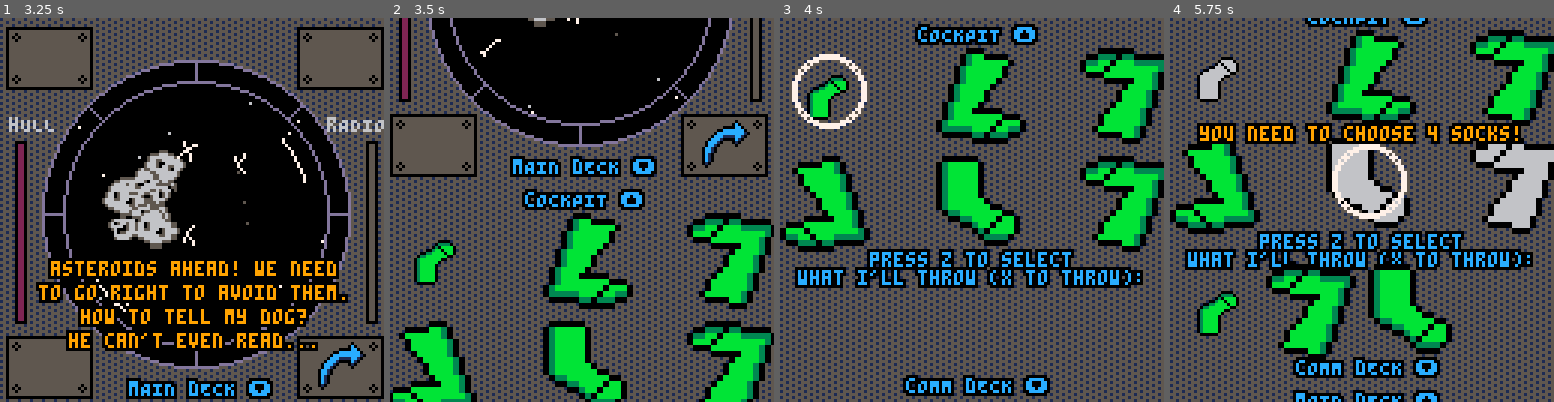
Above: before the commit, frames 1-4 (left to right).
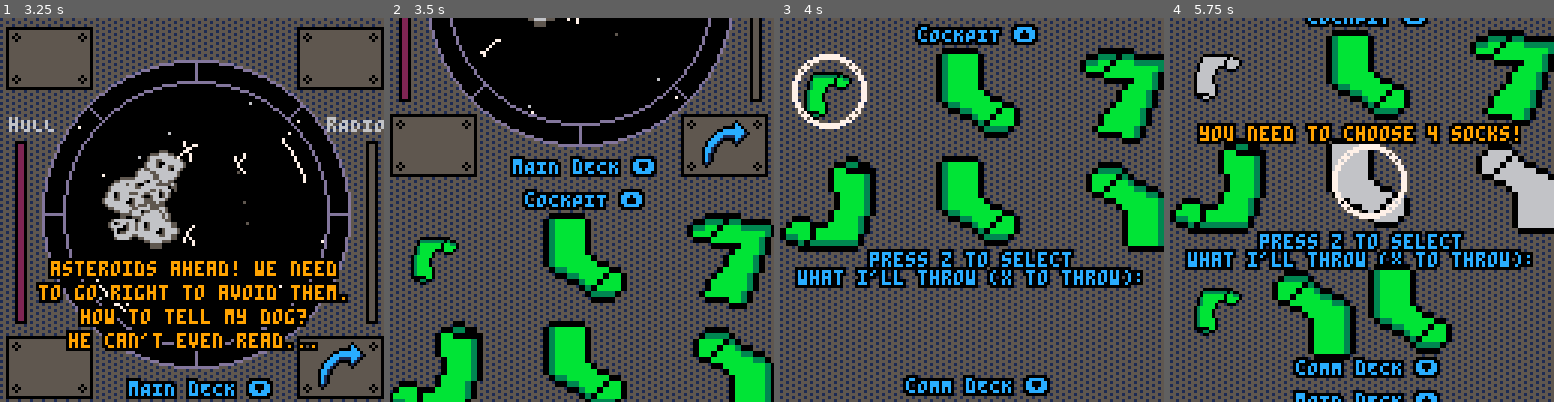
Above: after the commit, the same moments.

Repository: cpiod/that-day-my-dog-flew-a-spaceship
Game: PICO-8 cartridge gmtk.p8
Same seed, same stepped clock (60 frames per second), same inputs: the game is played once before the commit and once after it.
Inputs:
- Up to frame 1 (3.25 s): tap X (X key) at 0.33, 1.07, 1.85, 2.97 s; tap O (Z key) at 0.7, 1.7, 2.1, 2.5, 2.9 s; hold Right 1.6-2.1 s; hold Up 2.15-2.42 s; hold Right 2.47-3.03 s; hold Left from 3.08 s (still down)
- Up to frame 2 (3.5 s): keep holding Left; tap O (Z key) at 3.3 s
- Up to frame 3 (4 s): release Left at 3.58 s; hold Down 3.63-3.97 s; tap O (Z key) at 3.7 s
- Up to frame 4 (5.75 s): hold Right 4.02-4.68 s; tap X (X key) at 4.08, 5.2 s; tap O (Z key) every 0.4 s from 4.1 to 5.7 s; hold Up 4.73-5.03 s; hold Left 5.08-5.68 s; hold Down from 5.73 s (still down)

Frame 1 is identical in both runs. In frame 2, 10% of the frame differs, in the area x 2-100%, y 50-100%; in frame 3, 11%; in frame 4, 15%, in the area x 3-100%, y 3-90%.

Commit message:
Optimisation and new sock sprite

Diff:
--- a/gmtk.p8
+++ b/gmtk.p8
@@ -453,7 +453,7 @@
   c1,c2,c3=unpack(col_sock[l[2]])
 --  if(not f[2]) c3=c2
   -- sprite, c1, c2, c3, flip_x
-  l2={4+2*flr(rnd(2)),c1,c2,c3,rnd()<.5,rnd()<.5,l[1]==1}
+  l2={4+2*flr(rnd(3)),c1,c2,c3,rnd()<.5,rnd()<.5,l[1]==1}
   add(set,l)
   add(socks,l2)
  end
@@ -663,7 +663,7 @@
    local x2=128-120*(time()-t1)
    sspr(0,16,16,16,x2,50+x2/40,32,32)
    if x2<x+20 then
-    if(not bool) sfx(10,3) bool=true music(43,120)
+    if(not bool) sfx(10) bool=true music(43,120)
     draw_expl(x,y)
    end
   elseif screen==0 then
@@ -1131,7 +1131,7 @@
  x+=dx
  for i=-1,1 do
   for j=-1,1 do
-   ?txt,x+i,y+j,c2
+   if(i!=0 or j!=0) print(txt,x+i,y+j,c2)
   end
  end
  ?txt,x,y,c1
@@ -1171,22 +1171,22 @@
 msgo={{"left","right"},{"room a","room b","room c","room d"}}
 
 __gfx__
-00000000eeeeeeeeeeeeeeeeeee0eeeeeeeeeee000eeeeeeeeeeeeee000000ee0000000000000000eeeeeeeeeeeeeeeeeeeeeeeeeeeeeeeeeeeeeeeeeeeeeeee
-00000000e00eeeeeeeeeeeeeee0c0eeeeee0000bb30eeeeeeeeeeee0bbbbb30e0000000000000000eeeeeeeeeeeeeeeeeeeeeeeeeeeeeeeeeeeeeeeeeeeeeeee
-007007008e00006eeeeeeee0000cc0eeee0bbbbb130eeeeeeeeeeee0b1bb130e0000000000000000eeeeee222eeeeeeeeeeeee222eeeeeeeeeeeee222eeeeeee
-0007700098000006eeeee00ccccccc0eeee0bb1bbb30eeeeeeeeeee0bbbbb30e0000000000000000eeeee21112eeeeeeeeeee21112eeeeeeeeeee21112eeeeee
-000770008e00006eeeee0ccccccccc10eee0bbbbb130eeeeeeeeeee0b1bbb30e0000000000000000eeee2111112eeeeeeeee2111112eeeeeeeee2111112eeeee
-00700700e00eeeeeeee0ccc1111cc10eeeee0bbbbb30eeeeeeeeeee0bbbb130e00000000000000001dd211111c12dd1e1dd211111c12dd1e1dd211111c12dd1e
-00000000eeeeeeeeee0ccc10000c10eeeeeee0b1bbb30eeeeeeeeee0bbbbb30e0000000000000000ddd22111c122dddeddd22111c122dddeddd22111c122ddde
-00000000eeeeeeeee0ccc10eee010eeeeeeeee0bbbb30eeeeeeeee0bbb1bb30e0000000000000000ddd222111222dddeddd222111222dddeddd222111222ddde
-e8e8ee8eeeeeeeeee0cc10eeeee0eeeeeeeeee0bbb130eeeeeee00bb1bbb130e0000000000000000ddde2222222edddeddde2222222edddeddde2222222eddde
-8ee88eee000000000cc10eeeeeeeeeeeeeeeeee0bbbb30eeee00bbbbbb1330ee00000000000000009d9eeeeeeeee9d9e9d9eeeeeeeee9d9e9d9eeeeeeeee9d9e
-ee888ee801c111100cc10eeeeeeeeeeeeeee00000bbb30eee0bb0bb1b3300eee0000000000000000898eeeeeeeee898e898eeeeeeeee898e898eeeeeeeee898e
-e88988ee0c1c11100c10eeeeeeeeeeeee000bb1bbb1b30eee0b1b0bb300eeeee0000000000000000e8eeeeeeeeeee8eee8eeeeeeeeee888e888eeeeeeeeee8ee
-889988ee0111c1c00c10eeeeeeeeeeee0b1b0bbbbbbb130ee0bbbb030eeeeeee0000000000000000eeeeeeeeeeeeeeeeeeeeeeeeeeeee8eee8eeeeeeeeeeeeee
-899988ee01111c100c10eeeeeeeeeeee033bb0b1b333330eee033330eeeeeeee0000000000000000eeeeeeeeeeeeeeeeeeeeeeeeeeeeeeeeeeeeeeeeeeeeeeee
-89a98eee00000000010eeeeeeeeeeeeee0033303300000eeeee0000eeeeeeeee0000000000000000eeeeeeeeeeeeeeeeeeeeeeeeeeeeeeeeeeeeeeeeeeeeeeee
-e8a8eeeeeeeeeeeee0eeeeeeeeeeeeeeeee000000eeeeeeeeeeeeeeeeeeeeeee0000000000000000eeeeeeeeeeeeeeeeeeeeeeeeeeeeeeeeeeeeeeeeeeeeeeee
+00000000eeeeeeeeeeeeeeeeeee0eeeeeeeeeee000eeeeeeeeeeeeee000000eeeeeeeeeeeee00eeeeeeeeeeeeeeeeeeeeeeeeeeeeeeeeeeeeeeeeeeeeeeeeeee
+00000000e00eeeeeeeeeeeeeee0c0eeeeee0000bb30eeeeeeeeeeee0bbbbb30eeeeeeeeee003300eeeeeeeeeeeeeeeeeeeeeeeeeeeeeeeeeeeeeeeeeeeeeeeee
+007007008e00006eeeeeeee0000cc0eeee0bbbbb130eeeeeeeeeeee0b1bb130eeeeeeeee0bb00000eeeeee222eeeeeeeeeeeee222eeeeeeeeeeeee222eeeeeee
+0007700098000006eeeee00ccccccc0eeee0bb1bbb30eeeeeeeeeee0bbbbb30eeeeeeeee0b1bbb30eeeee21112eeeeeeeeeee21112eeeeeeeeeee21112eeeeee
+000770008e00006eeeee0ccccccccc10eee0bbbbb130eeeeeeeeeee0b1bbb30eeeeeeeee0bbbb130eeee2111112eeeeeeeee2111112eeeeeeeee2111112eeeee
+00700700e00eeeeeeee0ccc1111cc10eeeee0bbbbb30eeeeeeeeeee0bbbb130eeeeeeeee0bbbbb301dd211111c12dd1e1dd211111c12dd1e1dd211111c12dd1e
+00000000eeeeeeeeee0ccc10000c10eeeeeee0b1bbb30eeeeeeeeee0bbbbb30eeeeeeeeee0bb1b30ddd22111c122dddeddd22111c122dddeddd22111c122ddde
+00000000eeeeeeeee0ccc10eee010eeeeeeeee0bbbb30eeeeeeeee0bbb1bb30eeeeeeeeee0bbbb30ddd222111222dddeddd222111222dddeddd222111222ddde
+e8e8ee8eeeeeeeeee0cc10eeeee0eeeeeeeeee0bbb130eeeeeee00bb1bbb130eeeeeeeeee0bbbb30ddde2222222edddeddde2222222edddeddde2222222eddde
+8ee88eee000000000cc10eeeeeeeeeeeeeeeeee0bbbb30eeee00bbbbbb1330eeeeeeeeee0bb1bb309d9eeeeeeeee9d9e9d9eeeeeeeee9d9e9d9eeeeeeeee9d9e
+ee888ee801c111100cc10eeeeeeeeeeeeeee00000bbb30eee0bb0bb1b3300eeeee000eee0bbbb30e898eeeeeeeee898e898eeeeeeeee898e898eeeeeeeee898e
+e88988ee0c1c11100c10eeeeeeeeeeeee000bb1bbb1b30eee0b1b0bb300eeeeee0bbb000bb1bb30ee8eeeeeeeeeee8eee8eeeeeeeeee888e888eeeeeeeeee8ee
+889988ee0111c1c00c10eeeeeeeeeeee0b1b0bbbbbbb130ee0bbbb030eeeeeee0bb1b0bbbbbb130eeeeeeeeeeeeeeeeeeeeeeeeeeeeee8eee8eeeeeeeeeeeeee
+899988ee01111c100c10eeeeeeeeeeee033bb0b1b333330eee033330eeeeeeee033bb0b1b1bbb0eeeeeeeeeeeeeeeeeeeeeeeeeeeeeeeeeeeeeeeeeeeeeeeeee
+89a98eee00000000010eeeeeeeeeeeeee0033303300000eeeee0000eeeeeeeeee0030333333330eeeeeeeeeeeeeeeeeeeeeeeeeeeeeeeeeeeeeeeeeeeeeeeeee
+e8a8eeeeeeeeeeeee0eeeeeeeeeeeeeeeee000000eeeeeeeeeeeeeeeeeeeeeeeeee0000000000eeeeeeeeeeeeeeeeeeeeeeeeeeeeeeeeeeeeeeeeeeeeeeeeeee
 eeeeeeeeeeeeeeeeeeeeeeeeeeeeeeeeeeeeeeeeeeeeeeee00000000000000000000000000000000000000000000000000000000000000000000000000000000
 eeeeeeeeeeeeeeeeeeeeeeeeeeeeeeeeeeeeeeeeeeeeeeee00000000000000000000000000000000000000000000000000000000000000000000000000000000
 eeeeeee55eeeeeeeeeeeeee55eeeeeeeeeeeeeeeeeeeeeee00000000000000000000000000000000000000000000000000000000000000000000000000000000
